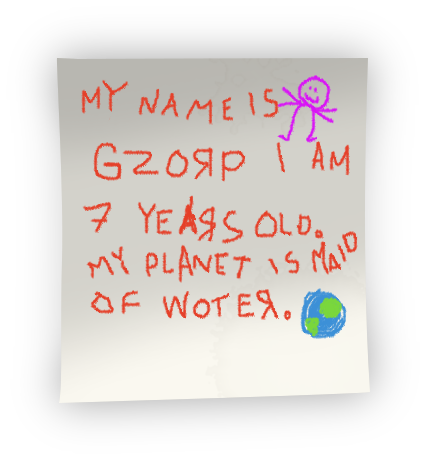
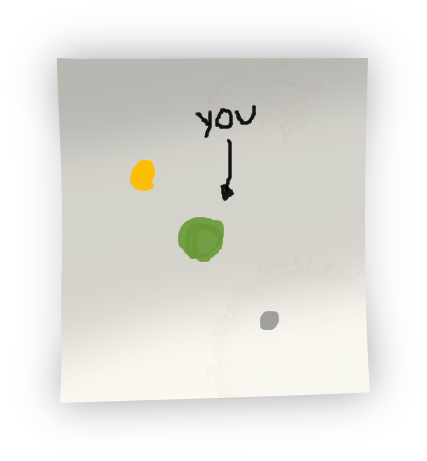
Layered file, before and after one edit (427 x 461). Changes by layer:
added layer "Layer #8" above "Layer #7" over left=130, top=105, right=279, bottom=330
hid "Layer #7" over left=276, top=75, right=347, bottom=339
hid "Layer #6" over left=81, top=79, right=358, bottom=321
